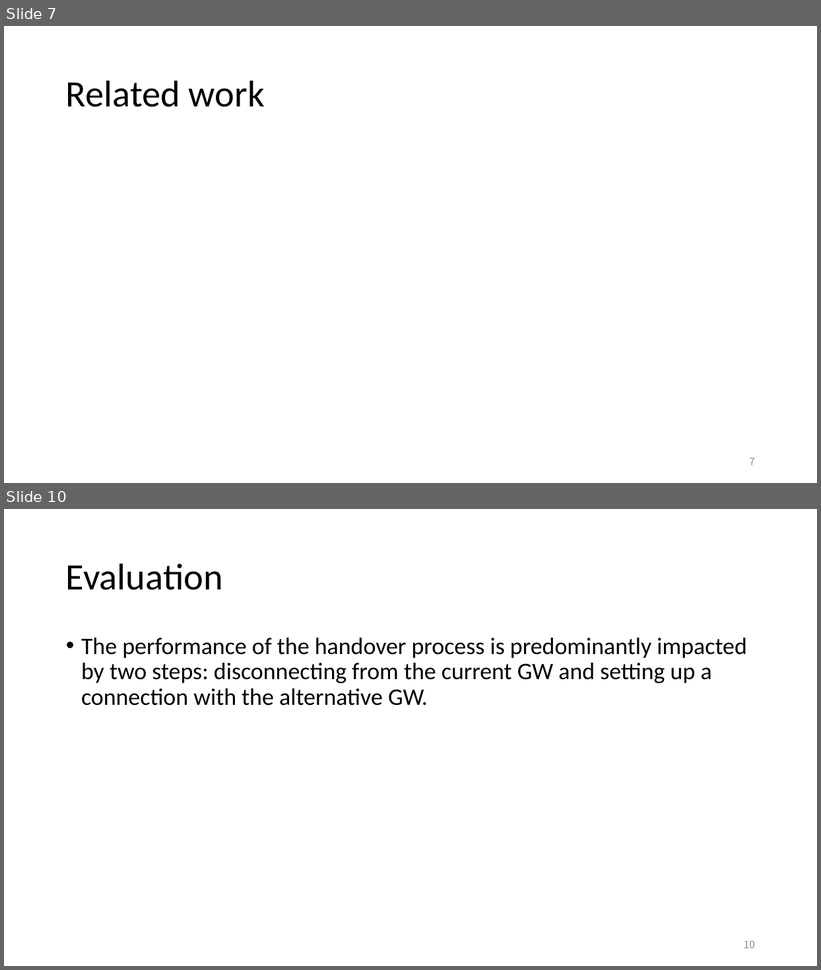
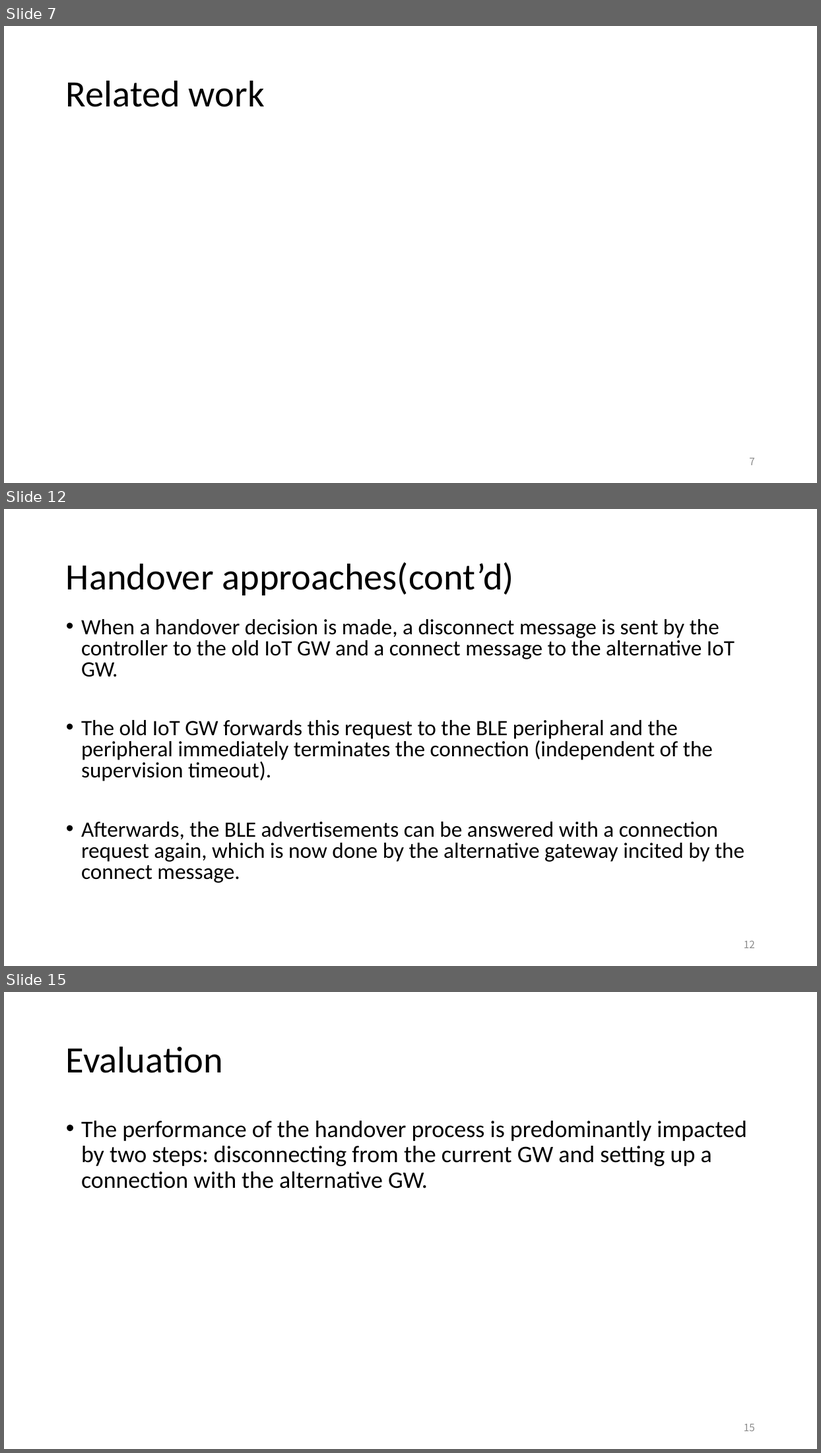
Before and after one commit to EKOISMYLOVE/NTUT_GM_PPT, a slide deck: A BLE-based multi-gateway network infrastructure with handover support for mobile BLE peripherals.pptx. Shown one above the other, each under a label of ours: slides 7 and 10 before the commit, slides 7, 12 and 15 after it; the slides between them are not shown. The pictures are 821x970 and 821x1453 pixels, drawn with LibreOffice and Linux fonts; fonts in the diff are those of the drawing. Boxes give left, top, right and bottom in pixels: in the first picture for what was removed or moved away, otherwise in the second. Text is boxed around its words. In the diff, an @@ line names an element or a change of style, - is before the commit and + after.

Commit message:
Handover finish

```diff
--- a/A BLE-based multi-gateway network infrastructure with handover support for mobile BLE peripherals.pptx
+++ b/A BLE-based multi-gateway network infrastructure with handover support for mobile BLE peripherals.pptx
@@ slide 12 added at box(4, 509, 817, 966), background #FFFFFF @@
@@ title added at box(66, 562, 514, 595), 44 pt, text #000000 @@
+Handover approaches(cont’d)
@@ text added at box(81, 619, 745, 883), 25.9 pt, text #000000 @@
+• When a handover decision is made, a disconnect message is sent by the controller to the old IoT GW and a connect message to the alternative IoT GW.
+• The old IoT GW forwards this request to the BLE peripheral and the peripheral immediately terminates the connection (independent of the supervision timeout).
+• Afterwards, the BLE advertisements can be answered with a connection request again, which is now done by the alternative gateway incited by the connect message.
@@ page number added at box(744, 941, 755, 949), 12 pt, text #8C8C8C @@
+12
@@ what was slide 10 is now slide 15 @@
@@ page number at box(744, 1424, 755, 1432): text changed @@
-10
+15
```
Also in this commit, not shown: 2 slides changed, 5 other slides added, 1 slide removed.
